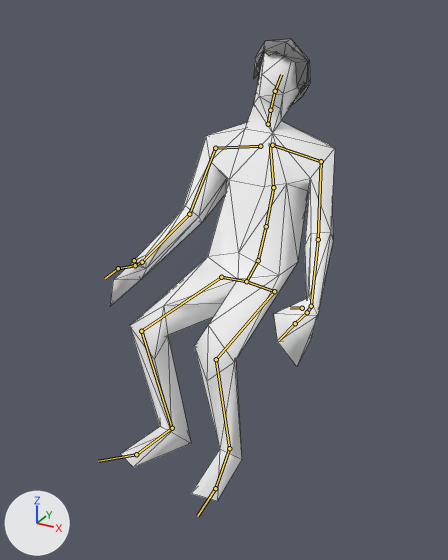
Before and after pictures for a commit that changed the glTF model assets/avanto/guy.glb.
Camera for both pictures: a 50 mm lens placed at (0.91, -1.33, 1.356), pointed at (-0.023, 0.366, 0.508). Arrows for +X, +Y and +Z are at lower left; the lights stay in place. Both versions are drawn at frame 10 of the action 'passing_out'; the numbers are the values there. The bones that bend it are drawn over the model as lines. Mesh edges are drawn as thin lines.

In view in the first picture: 'body', 'hair'.
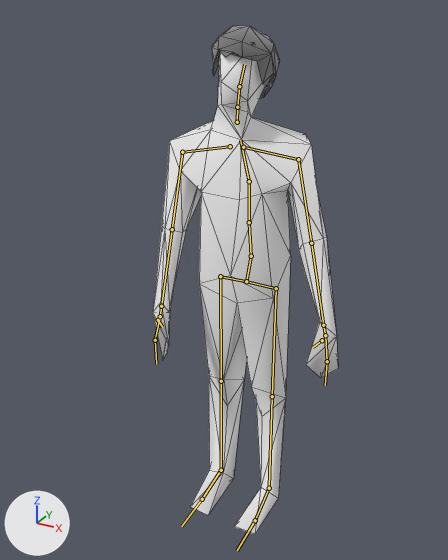
What differs and where, as boxes (x1, y1, x2, y2) in the pictures (448 x 560 px):
'body', posed (18% narrower, 7% taller)
    before: (110, 52, 335, 501)
    after: (153, 52, 338, 534)
'hair', posed (23% wider, 9% taller)
    before: (254, 39, 310, 106)
    after: (211, 26, 280, 99)
bone 'Hips', root to tip
    before: (246, 281) to (258, 260)
    after: (246, 281) to (251, 256)
bone 'LeftUpLeg', root to tip
    before: (274, 291) to (216, 359)
    after: (276, 288) to (272, 396)
bone 'LeftLeg', root to tip
    before: (216, 359) to (229, 448)
    after: (272, 396) to (269, 488)
bone 'LeftFoot', root to tip
    before: (229, 448) to (215, 488)
    after: (269, 488) to (255, 520)
bone 'LeftToeBase', root to tip
    before: (215, 488) to (197, 516)
    after: (255, 520) to (237, 550)
bone 'Spine', root to tip
    before: (266, 226) to (273, 187)
    after: (249, 222) to (249, 181)
bone 'Spine1', root to tip
    before: (273, 187) to (270, 143)
    after: (249, 181) to (240, 140)
bone 'LeftShoulder', root to tip
    before: (272, 145) to (321, 161)
    after: (243, 147) to (298, 159)
bone 'LeftForeArm', root to tip
    before: (318, 239) to (311, 306)
    after: (311, 243) to (323, 325)
bone 'LeftHand', root to tip
    before: (311, 306) to (307, 312)
    after: (323, 325) to (325, 335)
bone 'Neck1', root to tip
    before: (270, 110) to (275, 91)
    after: (237, 107) to (239, 86)
bone 'RightShoulder', root to tip
    before: (260, 146) to (215, 148)
    after: (230, 146) to (182, 152)
bone 'RightForeArm', root to tip
    before: (189, 214) to (142, 262)
    after: (172, 229) to (161, 306)
bone 'RightHand', root to tip
    before: (142, 262) to (135, 265)
    after: (161, 306) to (160, 316)
bone 'RightUpLeg', root to tip
    before: (221, 277) to (141, 331)
    after: (220, 276) to (221, 381)
bone 'RightLeg', root to tip
    before: (141, 331) to (172, 428)
    after: (221, 381) to (221, 470)
bone 'RightFoot', root to tip
    before: (172, 428) to (136, 454)
    after: (221, 470) to (202, 499)
bone 'RightToeBase', root to tip
    before: (136, 454) to (98, 461)
    after: (202, 499) to (181, 526)

What the commit changed:
Bone 'Hips' (bone_hips) turns from (-33, -5, -2) to (0, 0, 0) degrees about its own x, y and z.
Bone 'LeftUpLeg' (bone_leftupleg) turns from (-49, -9, 3) to (4, 0, 5) degrees about its own x, y and z.
Bone 'LeftLeg' (bone_leftleg) turns from (97, 0, 0) to (-6, 0, 1) degrees about its own x, y and z.
Bone 'LeftFoot' (bone_leftfoot) turns from (-16, -2, -3) to (0, 0, 0) degrees about its own x, y and z.
Bone 'LeftToeBase' (bone_lefttoebase) turns from (-11, 1, 11) to (0, 0, 0) degrees about its own x, y and z.
Bone 'Spine' (bone_spine) turns from (15, 1, 0) to (0, 0, 0) degrees about its own x, y and z.
Bone 'Spine1' (bone_spine1) turns from (-6, 6, 8) to (0, 0, 0) degrees about its own x, y and z.
Bone 'LeftShoulder' (bone_leftshoulder) turns from (1, 8, -11) to (0, 0, 0) degrees about its own x, y and z.
Bone 'LeftForeArm' (bone_leftforearm) turns from (-16, 5, 10) to (-46, -3, -3) degrees about its own x, y and z.
Bone 'LeftHand' (bone_lefthand) turns from (14, 6, 4) to (-10, 1, 6) degrees about its own x, y and z.
Bone 'Neck1' (bone_neck1) turns from (3, 0, -5) to (0, 0, 0) degrees about its own x, y and z.
Bone 'RightShoulder' (bone_rightshoulder) turns from (-3, -7, -12) to (0, 0, 0) degrees about its own x, y and z.
Bone 'RightForeArm' (bone_rightforearm) turns from (-18, -4, -9) to (-46, 3, 3) degrees about its own x, y and z.
Bone 'RightHand' (bone_righthand) turns from (14, 14, -8) to (-10, -1, -6) degrees about its own x, y and z.
Bone 'RightUpLeg' (bone_rightupleg) turns from (-50, 2, -8) to (4, 0, -5) degrees about its own x, y and z.
Bone 'RightLeg' (bone_rightleg) turns from (95, 0, 0) to (-6, 0, -1) degrees about its own x, y and z.
Bone 'RightFoot' (bone_rightfoot) turns from (-15, 5, 12) to (0, 0, 0) degrees about its own x, y and z.
Bone 'RightToeBase' (bone_righttoebase) turns from (-17, -2, -17) to (0, 0, 0) degrees about its own x, y and z.
